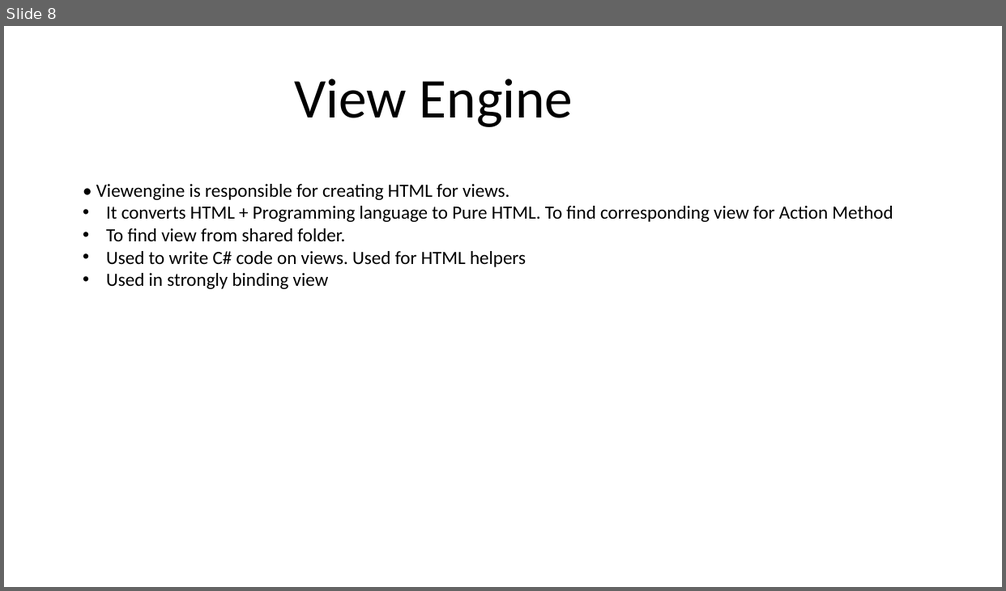
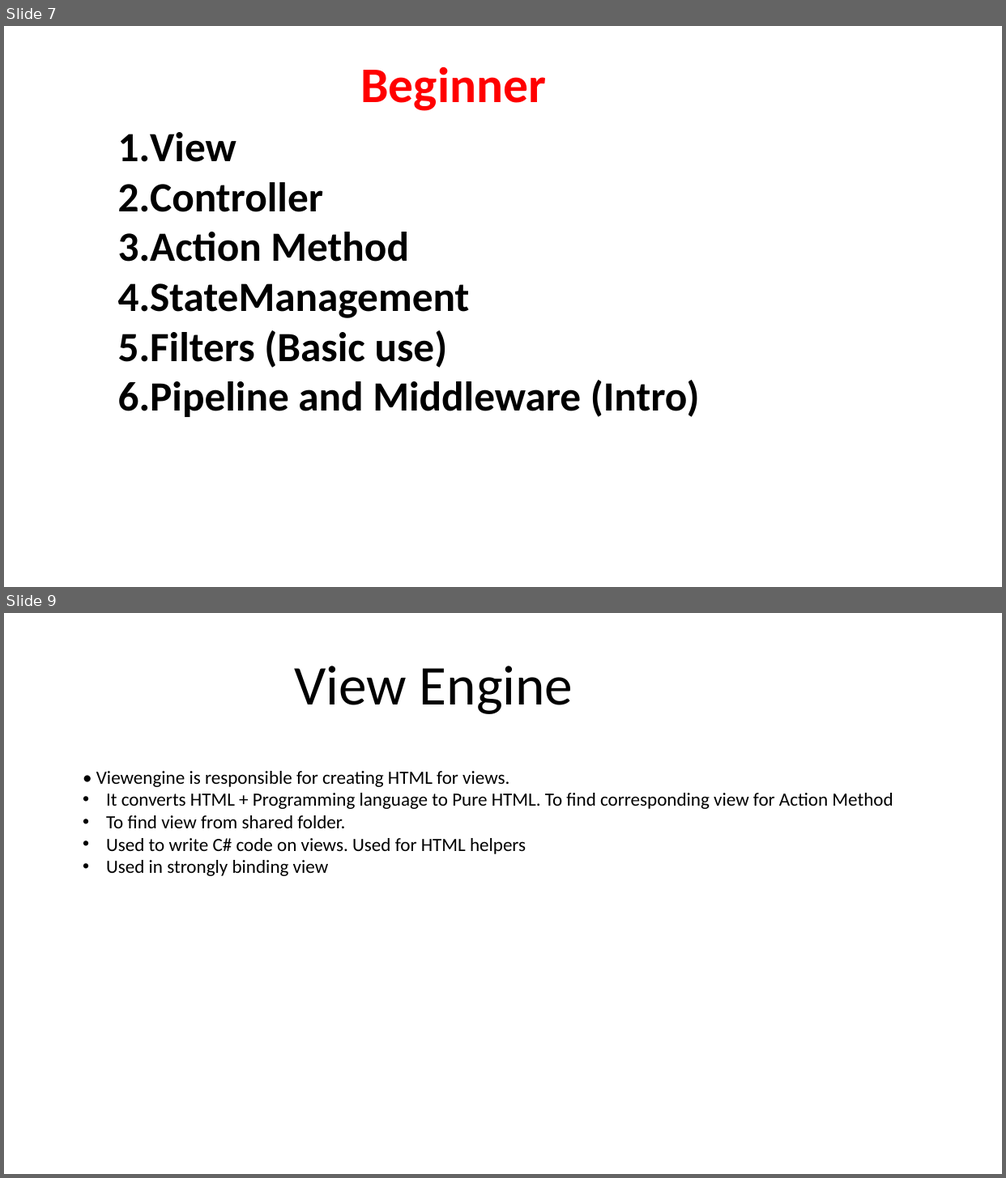
Before and after one commit to NareshESSPL/DotNetTraining, a slide deck: Documents/MVC.pptm. Shown one above the other, each under a label of ours: slide 8 before the commit, slides 7 and 9 after it; the slides between them are not shown. The pictures are 1006x591 and 1006x1178 pixels, drawn with LibreOffice and Linux fonts; fonts in the diff are those of the drawing. Boxes give left, top, right and bottom in pixels: in the first picture for what was removed or moved away, otherwise in the second. Text is boxed around its words. In the diff, an @@ line names an element or a change of style, - is before the commit and + after.

```diff
--- a/Documents/MVC.pptm
+++ b/Documents/MVC.pptm
@@ slide 7 added at (4,26,1002,587), background #FFFFFF @@
@@ text added at (360,66,546,111), 48 pt, text #FF0000, bold @@
+Beginner
@@ text added at (118,132,700,417), 40 pt, text #000000, bold @@
+1. View
+2. Controller
+3. Action Method
+4. StateManagement
+5. Filters (Basic use)
+6. Pipeline and Middleware (Intro)
@@ what was slide 8 is now slide 9 @@
```
Also in this commit, not shown: 5 slides changed, 2 other slides added, 2 slides removed, 33 other files.
